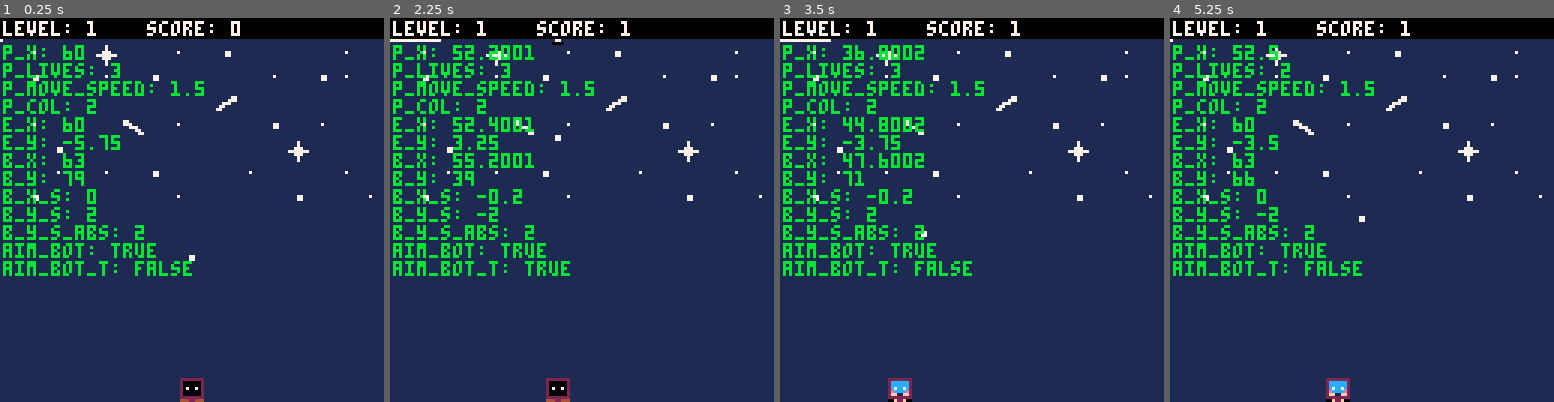
Above: before the commit, frames 1-4 (left to right).
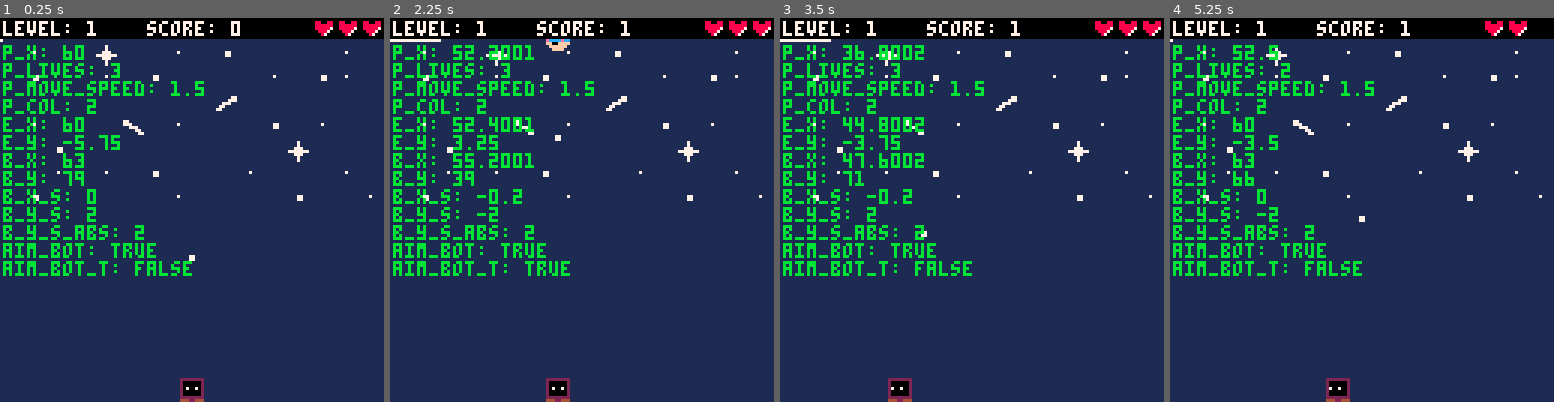
Above: after the commit, the same moments.

Repository: diodemusic/infinipong
Game: PICO-8 cartridge src/infinipong.p8
Two runs of this game, one before a commit and one after it. Both use one fixed random seed, a clock stepped at 60 frames per second and the inputs below.
Inputs:
- Up to frame 1 (0.25 s): no input
- Up to frame 2 (2.25 s): tap X (X key) at 0.33, 1.07, 1.85 s; tap O (Z key) at 0.7, 1.7, 2.1 s; hold Right 1.6-2.1 s; hold Up from 2.15 s (still down)
- Up to frame 3 (3.5 s): release Up at 2.42 s; hold Right 2.47-3.03 s; tap O (Z key) at 2.5, 2.9, 3.3 s; tap X (X key) at 2.97 s; hold Left from 3.08 s (still down)
- Up to frame 4 (5.25 s): release Left at 3.58 s; hold Down 3.63-3.97 s; tap O (Z key) every 0.4 s from 3.7 to 4.9 s; hold Right 4.02-4.68 s; tap X (X key) at 4.08, 5.2 s; hold Up 4.73-5.03 s; hold Left from 5.08 s (still down)

The runs differ from the first frame. In frame 1, 0.4% of the frame differs, in the area x 82-100%, y 0-5%; in frame 2, 0.5%; in frame 3, 0.6%, in the area x 28-100%, y 0-100%; in frame 4, 0.5%.

Commit message:
Flip sprites instead of using two sprites for left/right facing

Diff:
--- a/src/main.lua
+++ b/src/main.lua
@@ -5,31 +5,18 @@
 
 function draw_player()
     palt(0, false)
+    pal(1, player.colors[player.color])
 
     if player.moving_left then
-        spr(2, player.x, player.y)
+        spr(player.sprite_num_right, player.x, player.y, 1, 1, true)
     elseif player.moving_right then
         spr(1, player.x, player.y)
     else
-        spr(0, player.x, player.y)
-    end
-
-    rect(
-        player.x,
-        player.y,
-        player.x + 7,
-        player.y + 6,
-        player.colors[player.color]
-    )
-    line(
-        player.x + 3,
-        player.y + 7,
-        player.x + 4,
-        player.y + 7,
-        player.colors[player.color]
-    )
+        spr(player.sprite_num, player.x, player.y)
+    end
 
     palt(0, true)
+    pal(1, 1)
 end
 
 function update_player()
@@ -70,21 +57,17 @@
 ------------------- enemy
 
 function draw_enemy()
-    line(
-        enemy.x + 2,
-        enemy.y + 5,
-        enemy.x + 5,
-        enemy.y + 5,
-        0
-    )
+    pal(1, 0)
 
     if enemy.moving_left then
-        spr(5, enemy.x, enemy.y)
+        spr(enemy.sprite_num_right, enemy.x, enemy.y, 1, 1, true)
     elseif enemy.moving_right then
-        spr(4, enemy.x, enemy.y)
+        spr(enemy.sprite_num_right, enemy.x, enemy.y)
     else
-        spr(3, enemy.x, enemy.y)
-    end
+        spr(enemy.sprite_num, enemy.x, enemy.y)
+    end
+
+    pal(1, 1)
 end
 
 function update_enemy()
@@ -204,7 +187,7 @@
 
 function draw_lives()
     for i = 1, player.lives do
-        spr(11, 96 + (i * 8), 1)
+        spr(player.lives_sprite_num, 96 + (i * 8), 1)
     end
 end
 
@@ -325,6 +308,8 @@
     music(0, 10, 1)
 
     player = {
+        sprite_num = 0,
+        sprite_num_right = 1,
         x = 60,
         y = 120,
         move_speed = 1.5,
@@ -333,9 +318,12 @@
         color_updated = false,
         moving_left = false,
         moving_right = false,
-        lives = 3
+        lives = 3,
+        lives_sprite_num = 9
     }
     enemy = {
+        sprite_num = 2,
+        sprite_num_right = 3,
         x = 60,
         y = 8,
         moving_left = false,
